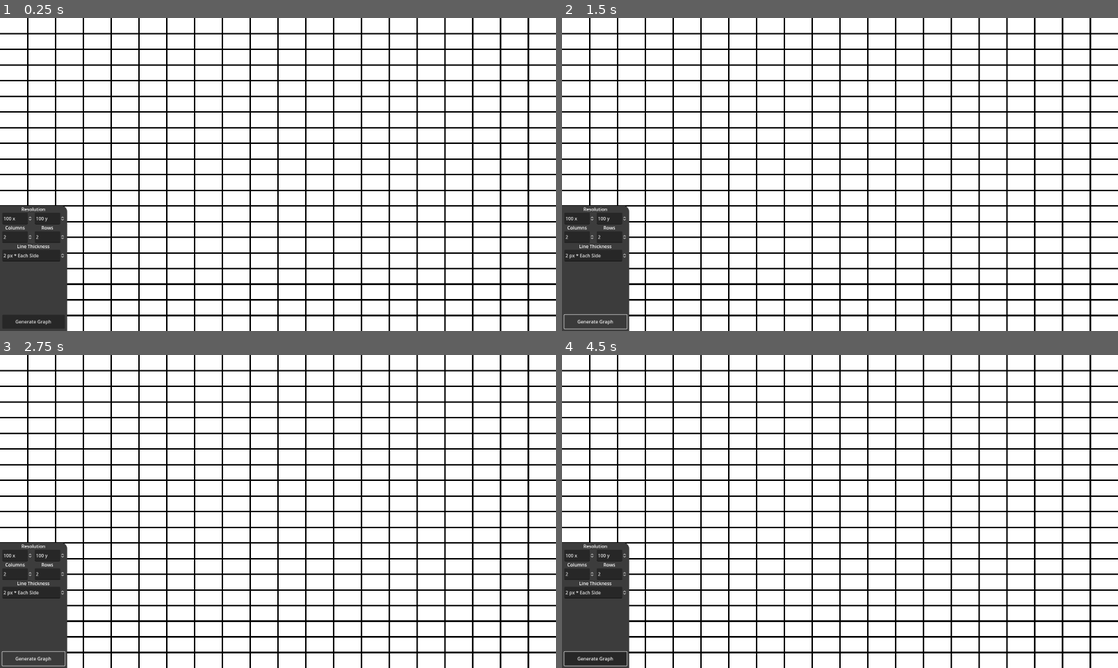
Above: before the commit, frames 1-4 (two rows, left to right).
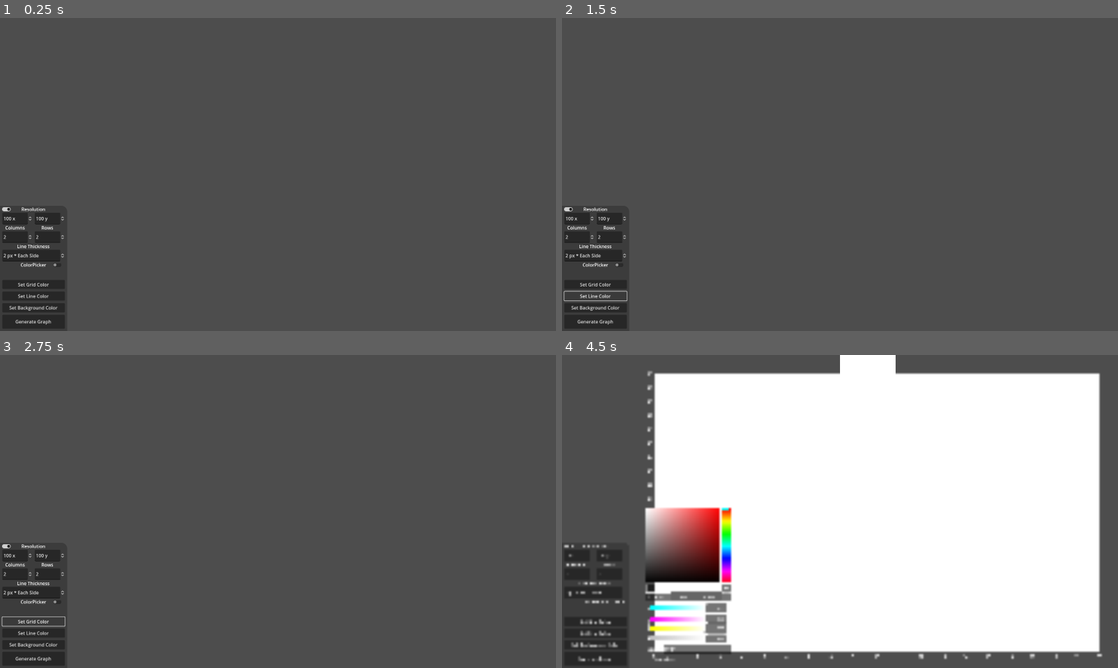
Above: after the commit, the same moments.

Repository: TheSteelCrow/SteelOS
Game: Godot game, scene res://Scenes/ExperimentalStockMarket.tscn
The game is run twice, just before and just after one commit, with the same random seed, the same clock (stepped at 60 frames per second) and the same inputs. This scene is started directly instead of the project's main scene.
Inputs (mouse positions are in pixels of both pictures, inside the frame that each line leads up to):
- Up to frame 1 (0.25 s): no input
- Up to frame 2 (1.5 s): click "Generate Graph" (after the commit: "Set Background Color") at 0.5 s; click "Generate Graph" (after the commit: "Set Line Color") at 1.25 s
- Up to frame 3 (2.75 s): click "Generate Graph" (after the commit: "Set Grid Color") at 2 s
- Up to frame 4 (4.5 s): click (617, 602) at 2.77 s; click "Generate Graph" at 3.5 s; click (650, 586) at 4.27 s

The runs differ from the first frame. In frame 1, 94% of the frame differs, in the area x 0-100%, y 0-100%; in frame 2, 95%; in frame 3, 95%; in frame 4, 40%.
Error before the commit: Invalid call. Nonexistent function 'value_changed' in base 'SpinBox'. (res://Scripts/GraphSettingsPanel.gd:12)

Commit message:
05 08 24
continued grapher
added more brush tools to art app

Diff:
--- a/Scenes/Experimental.tscn
+++ b/Scenes/Experimental.tscn
@@ -1,8 +1,9 @@
-[gd_scene load_steps=24 format=3 uid="uid://rmqpw32tjwg7"]
+[gd_scene load_steps=25 format=3 uid="uid://rmqpw32tjwg7"]
 
 [ext_resource type="Script" path="res://Scripts/ImageTesting.gd" id="1_a30fk"]
 [ext_resource type="Script" path="res://Scripts/ArtAppSideWindow.gd" id="2_0o57q"]
 [ext_resource type="Texture2D" uid="uid://b7thb5ovhjmfl" path="res://Images/PaintAppIcons/drawing_brush.png" id="2_sciie"]
+[ext_resource type="Script" path="res://Scripts/PaintAppGrid.gd" id="2_sk3ux"]
 [ext_resource type="Script" path="res://Scripts/ArtAppButtons.gd" id="2_yghp4"]
 [ext_resource type="Texture2D" uid="uid://b3rqc13ffwi85" path="res://Images/PaintAppIcons/drawing_bucket.png" id="3_q2kxw"]
 [ext_resource type="Texture2D" uid="uid://cjmfu02n6qg7a" path="res://Images/tracking_horizontal_up.png" id="3_ys8p0"]
@@ -68,6 +69,15 @@
 offset_bottom = 1080.0
 expand_mode = 1
 
+[node name="Grid" type="TextureRect" parent="ImageTesting"]
+visible = false
+texture_filter = 1
+layout_mode = 0
+offset_right = 1920.0
+offset_bottom = 1080.0
+expand_mode = 1
+script = ExtResource("2_sk3ux")
+
 [node name="Buttons" type="Panel" parent="ImageTesting"]
 layout_mode = 0
 offset_top = 128.0
@@ -115,20 +125,18 @@
 offset_bottom = 192.0
 texture_normal = ExtResource("4_ua03u")
 
-[node name="TextureButton4" type="TextureButton" parent="ImageTesting/Buttons"]
+[node name="BigBrush" type="TextureButton" parent="ImageTesting/Buttons"]
 layout_mode = 0
 offset_top = 192.0
 offset_right = 64.0
 offset_bottom = 256.0
-disabled = true
 texture_normal = ExtResource("5_ii6u1")
 
-[node name="TextureButton5" type="TextureButton" parent="ImageTesting/Buttons"]
+[node name="VeryBigBrush" type="TextureButton" parent="ImageTesting/Buttons"]
 layout_mode = 0
 offset_top = 256.0
 offset_right = 64.0
 offset_bottom = 320.0
-disabled = true
 texture_normal = ExtResource("6_mpwuc")
 
 [node name="Picker" type="TextureButton" parent="ImageTesting/Buttons"]
@@ -213,10 +221,10 @@
 
 [node name="ColorPicker" type="ColorPicker" parent="ImageTesting/SideWindow/Colour"]
 layout_mode = 0
-offset_left = 136.0
-offset_top = 72.0
-offset_right = 362.0
-offset_bottom = 640.0
+offset_left = 192.0
+offset_top = 100.0
+offset_right = 390.0
+offset_bottom = 668.0
 color = Color(0, 0, 0, 1)
 
 [node name="Tool" type="Control" parent="ImageTesting/SideWindow"]
--- a/Scenes/ExperimentalStockMarket.tscn
+++ b/Scenes/ExperimentalStockMarket.tscn
@@ -21,11 +21,18 @@
 offset_bottom = 1080.0
 script = ExtResource("1_m51f2")
 
+[node name="TextDisplay" type="Control" parent="StockMarketManager"]
+anchors_preset = 0
+offset_right = 1920.0
+offset_bottom = 1080.0
+
 [node name="GraphRenderer" type="TextureRect" parent="StockMarketManager"]
 texture_filter = 1
 layout_mode = 0
-offset_right = 1920.0
-offset_bottom = 1080.0
+offset_left = 320.0
+offset_top = 64.0
+offset_right = 1856.0
+offset_bottom = 1024.0
 
 [node name="Settings" type="Panel" parent="StockMarketManager"]
 layout_mode = 0
@@ -42,6 +49,30 @@
 offset_right = 224.0
 offset_bottom = 424.0
 text = "Generate Graph"
+
+[node name="Background" type="Button" parent="StockMarketManager/Settings"]
+layout_mode = 0
+offset_left = 8.0
+offset_top = 336.0
+offset_right = 224.0
+offset_bottom = 368.0
+text = "Set Background Color"
+
+[node name="LineColor" type="Button" parent="StockMarketManager/Settings"]
+layout_mode = 0
+offset_left = 8.0
+offset_top = 296.0
+offset_right = 224.0
+offset_bottom = 327.0
+text = "Set Line Color"
+
+[node name="GridColor" type="Button" parent="StockMarketManager/Settings"]
+layout_mode = 0
+offset_left = 8.0
+offset_top = 256.0
+offset_right = 224.0
+offset_bottom = 287.0
+text = "Set Grid Color"
 
 [node name="ResolutionY" type="SpinBox" parent="StockMarketManager/Settings"]
 layout_mode = 0
@@ -72,7 +103,7 @@
 offset_right = 224.0
 offset_bottom = 128.0
 min_value = 1.0
-max_value = 20.0
+max_value = 50.0
 value = 2.0
 
 [node name="Columns" type="SpinBox" parent="StockMarketManager/Settings"]
@@ -82,7 +113,7 @@
 offset_right = 112.0
 offset_bottom = 128.0
 min_value = 1.0
-max_value = 20.0
+max_value = 50.0
 value = 2.0
 
 [node name="LineThickness" type="SpinBox" parent="StockMarketManager/Settings"]
@@ -102,6 +133,16 @@
 offset_bottom = 24.0
 bbcode_enabled = true
 text = "[center]Resolution"
+scroll_active = false
+
+[node name="ColorPickerLabel" type="RichTextLabel" parent="StockMarketManager/Settings"]
+layout_mode = 0
+offset_top = 192.0
+offset_right = 232.0
+offset_bottom = 216.0
+mouse_filter = 2
+bbcode_enabled = true
+text = "[center]ColorPicker"
 scroll_active = false
 
 [node name="ColumnsLabel" type="RichTextLabel" parent="StockMarketManager/Settings"]
@@ -133,3 +174,25 @@
 bbcode_enabled = true
 text = "[center]Rows"
 scroll_active = false
+
+[node name="ToggleSettings" type="CheckButton" parent="StockMarketManager/Settings"]
+layout_mode = 0
+offset_left = 176.0
+offset_top = 192.0
+offset_right = 220.0
+offset_bottom = 216.0
+
+[node name="ColorPicker" type="ColorPicker" parent="StockMarketManager/Settings"]
+visible = false
+layout_mode = 0
+offset_left = 288.0
+offset_top = -120.0
+offset_right = 554.0
+offset_bottom = 448.0
+
+[node name="ToggleSettings" type="CheckButton" parent="StockMarketManager"]
+layout_mode = 0
+offset_top = 648.0
+offset_right = 44.0
+offset_bottom = 672.0
+button_pressed = true
--- a/Scenes/main_ui.tscn
+++ b/Scenes/main_ui.tscn
@@ -1476,10 +1476,10 @@
 
 [node name="ColorPicker" type="ColorPicker" parent="ImagePainterApp"]
 layout_mode = 0
-offset_left = 1952.0
-offset_top = 304.0
-offset_right = 2050.0
-offset_bottom = 872.0
+offset_left = 2016.0
+offset_top = 336.0
+offset_right = 2082.0
+offset_bottom = 904.0
 color = Color(0, 0, 0, 1)
 
 [node name="Tools" type="Panel" parent="ImagePainterApp"]
--- a/Scripts/GraphSettingsPanel.gd
+++ b/Scripts/GraphSettingsPanel.gd
@@ -9,18 +9,36 @@
 	$GenerateGraph.pressed.connect(func():
 		StockMarketManager.GenerateGraph()
 	)
-	$ResolutionX.value_changed(func(value):
+	$LineColor.pressed.connect(func():
+		StockMarketManager.GraphLineColor = $ColorPicker.color
+	)
+	$GridColor.pressed.connect(func():
+		StockMarketManager.GraphGridColor = $ColorPicker.color
+	)
+	$Background.pressed.connect(func():
+		StockMarketManager.GraphBackground = $ColorPicker.color
+	)
+
+	$ResolutionX.value_changed.connect(func(value):
 		StockMarketManager.GraphResolution.x = value
 	)
-	$ResolutionY.value_changed(func(value):
+	$ResolutionY.value_changed.connect(func(value):
 		StockMarketManager.GraphResolution.y = value
 	)
-	$Columns.value_changed(func(value):
+	$Columns.value_changed.connect(func(value):
 		StockMarketManager.GraphXGaps = value
 	)
-	$Rows.value_changed(func(value):
+	$Rows.value_changed.connect(func(value):
 		StockMarketManager.GraphYGaps = value
 	)
-	$LineThickness.value_changed(func(value):
+	$LineThickness.value_changed.connect(func(value):
 		StockMarketManager.LineThickness = value
 	)
+	$ToggleSettings.toggled.connect(func(button_pressed):
+		$ColorPicker.visible = button_pressed
+	)
+
+
+	get_parent().get_node("ToggleSettings").toggled.connect(func(button_pressed):
+		visible = button_pressed
+	)
--- a/Scripts/ImageTesting.gd
+++ b/Scripts/ImageTesting.gd
@@ -147,6 +147,33 @@
 			var LocationToPaint = ConvertToCanvasSpace()
 			SelectedColor = CurrentImage.get_pixel(LocationToPaint.x, LocationToPaint.y)
 			SideWindow.Pages[0].get_node("ColorPicker").color = SelectedColor
+		elif(SelectedTool == "BigBrush"):
+			var LocationToPaint = ConvertToCanvasSpace()
+			PaintLocation(LocationToPaint.x, LocationToPaint.y, SelectedColor)
+			PaintLocation(LocationToPaint.x+1, LocationToPaint.y, SelectedColor)
+			PaintLocation(LocationToPaint.x-1, LocationToPaint.y, SelectedColor)
+			PaintLocation(LocationToPaint.x, LocationToPaint.y+1, SelectedColor)
+			PaintLocation(LocationToPaint.x, LocationToPaint.y-1, SelectedColor)
+			Render()
+		elif(SelectedTool == "VeryBigBrush"):
+			var LocationToPaint = ConvertToCanvasSpace()
+			PaintLocation(LocationToPaint.x, LocationToPaint.y, SelectedColor)
+			PaintLocation(LocationToPaint.x+1, LocationToPaint.y, SelectedColor)
+			PaintLocation(LocationToPaint.x+2, LocationToPaint.y, SelectedColor)
+			PaintLocation(LocationToPaint.x-1, LocationToPaint.y, SelectedColor)
+			PaintLocation(LocationToPaint.x-2, LocationToPaint.y, SelectedColor)
+			PaintLocation(LocationToPaint.x, LocationToPaint.y+1, SelectedColor)
+			PaintLocation(LocationToPaint.x, LocationToPaint.y+2, SelectedColor)
+			PaintLocation(LocationToPaint.x, LocationToPaint.y-1, SelectedColor)
+			PaintLocation(LocationToPaint.x, LocationToPaint.y-2, SelectedColor)
+
+			PaintLocation(LocationToPaint.x+1, LocationToPaint.y+1, SelectedColor)
+			PaintLocation(LocationToPaint.x-1, LocationToPaint.y-1, SelectedColor)
+			PaintLocation(LocationToPaint.x+1, LocationToPaint.y-1, SelectedColor)
+			PaintLocation(LocationToPaint.x-1, LocationToPaint.y+1, SelectedColor)
+
+
+			Render()
 
 	if(MoveCanvas):
 		ArtCanvas.position = MousePosition + MouseOffsetFromCanvas
--- /dev/null
+++ b/Scripts/PaintAppGrid.gd
@@ -0,0 +1,11 @@
+extends TextureRect
+
+
+# Called when the node enters the scene tree for the first time.
+func _ready():
+	pass # Replace with function body.
+
+
+# Called every frame. 'delta' is the elapsed time since the previous frame.
+func _process(delta):
+	pass
--- a/Scripts/StockMarketGraph.gd
+++ b/Scripts/StockMarketGraph.gd
@@ -9,13 +9,46 @@
 var GraphYGaps = 20
 var LineThickness = 4
 
-var GraphLineColor = Color("000000")
+var GraphLineColor = Color("00a5ff")
+var GraphGridColor = Color("000000")
 var GraphBackground = Color("ffffff")
 
 @onready var GraphRenderer = $GraphRenderer
 
 var SpaceBetweenLinesHorizontally
 var SpaceBetweenLinesVertically
+
+var GraphLine
+
+var Data = [
+	Vector2(0,0),
+	Vector2(2,4),
+	Vector2(3,7),
+	Vector2(5,9),
+	Vector2(8,14),
+	Vector2(14,20)
+]
+
+#Temp fix in future this wont work as number of gaps will be different to the values shown
+var MaximumX =  GraphXGaps
+var MaximumY = GraphYGaps
+
+func GenerateGraphLine():
+	MaximumX =  GraphXGaps
+	MaximumY = GraphYGaps
+
+	if(GraphLine != null):
+		GraphLine.queue_free()
+	GraphLine = Line2D.new()
+	add_child(GraphLine)
+	move_child(GraphLine, 2)
+	GraphLine.default_color = GraphLineColor
+	for DataPosition in Data:
+		if(DataPosition.x <= MaximumX and DataPosition.y <= MaximumY): #If data within bounds of graph
+			var DataPysicalPositionX = GraphRenderer.position.x + (DataPosition.x * SpaceBetweenLinesHorizontally)
+			var DataPysicalPositionY = GraphRenderer.position.y + ((MaximumY - DataPosition.y) * SpaceBetweenLinesVertically)
+
+			GraphLine.add_point(Vector2(DataPysicalPositionX, DataPysicalPositionY))
 
 func GenerateGraph():
 	print("Generating Graph.")
@@ -30,7 +63,6 @@
 
 	for LineNumber in range(1, GraphXGaps):
 		for Offset in range(-(LineThickness/2), (LineThickness/2) + 1):
-			print(Offset)
 			DrawLine(LineNumber, "HORIZONTAL", Offset)
 	for LineNumber in range(1, GraphYGaps):
 		for Offset in range(-(LineThickness/2), (LineThickness/2) + 1):
@@ -38,19 +70,42 @@
 
 	GraphRenderer.texture = ImageTexture.create_from_image(GraphImage)
 
+	GenerateText()
+	GenerateGraphLine()
+
 func DrawLine(LineNumber, Direction, Offset):
 	if(Direction == "HORIZONTAL"):
 		for y in range(0, GraphResolution.y):
-			GraphImage.set_pixel((LineNumber*SpaceBetweenLinesHorizontally) + Offset, y, GraphLineColor)
+			GraphImage.set_pixel((LineNumber*SpaceBetweenLinesHorizontally) + Offset, y, GraphGridColor)
 	elif(Direction == "VERTICAL"):
 		for x in range(0, GraphResolution.x):
-			GraphImage.set_pixel(x, (LineNumber*SpaceBetweenLinesVertically) + Offset, GraphLineColor)
+			GraphImage.set_pixel(x, (LineNumber*SpaceBetweenLinesVertically) + Offset, GraphGridColor)
 
 
 func _ready():
-	GenerateGraph()
+	#GenerateGraph()
+	pass
 
+func GenerateText():
+	for Text in get_node("TextDisplay").get_children():
+		Text.queue_free()
 
-# Called every frame. 'delta' is the elapsed time since the previous frame.
-func _process(delta):
-	pass
+	#X Axis Text
+	var XIndex = 0
+	for LineNumber in range(0, GraphXGaps+1):
+		var NewText = Label.new()
+		get_node("TextDisplay").add_child(NewText)
+		NewText.position.x = GraphRenderer.position.x + (LineNumber * SpaceBetweenLinesHorizontally) - 10
+		NewText.position.y = GraphRenderer.position.y + GraphRenderer.size.y + 5
+		NewText.text = str(XIndex)
+		XIndex+=1
+
+	#Y Axis Text
+	var YIndex = GraphYGaps
+	for LineNumber in range(0, GraphYGaps+1):
+		var NewText = Label.new()
+		get_node("TextDisplay").add_child(NewText)
+		NewText.position.y = GraphRenderer.position.y + (LineNumber * SpaceBetweenLinesVertically) - 10
+		NewText.position.x = GraphRenderer.position.x - 25
+		NewText.text = str(YIndex)
+		YIndex-=1
